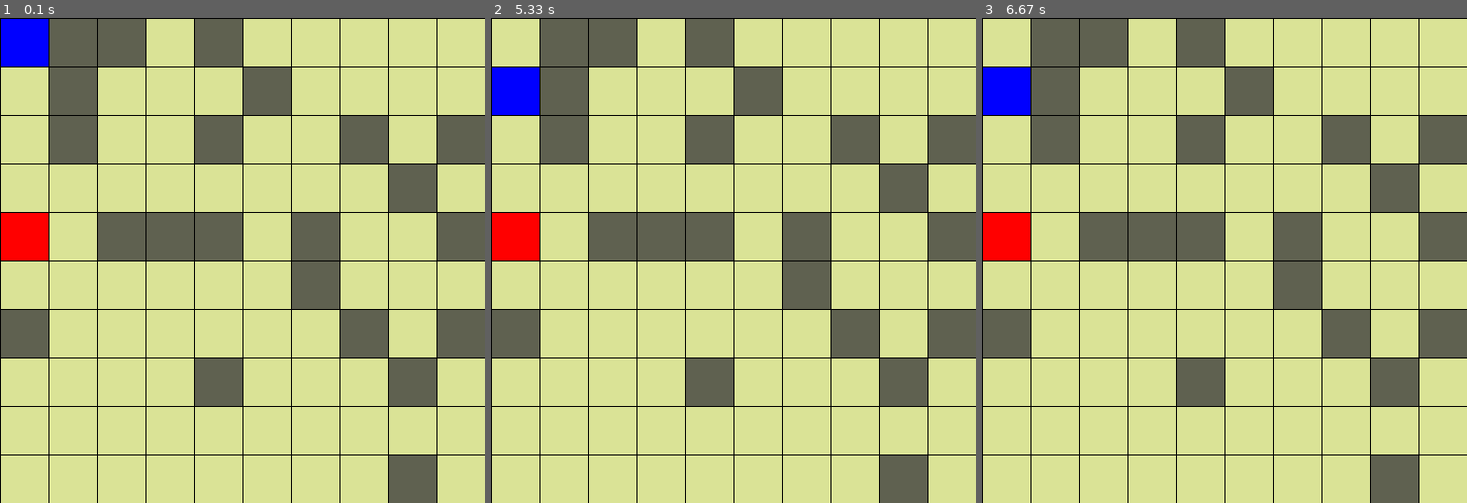
Above: before the commit, frames 1-3 (left to right).
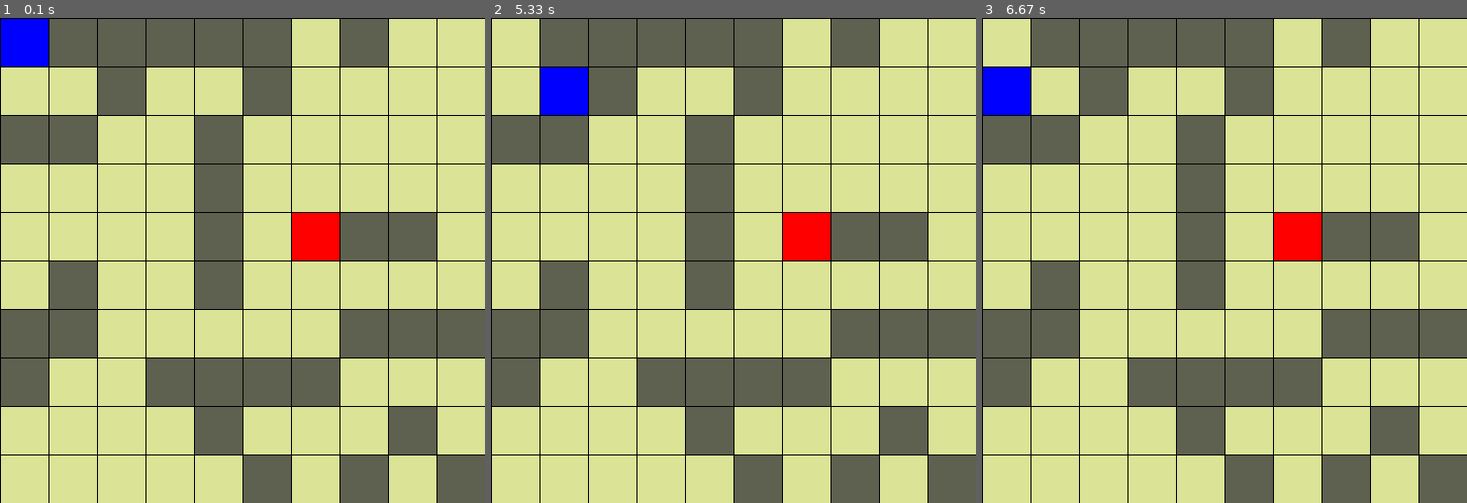
Above: after the commit, the same moments.

Repository: WallAshing/Pygame_labyrith
Game: pygame game, started from python.py
The game is run twice, just before and just after one commit, with the same random seed, the same clock (stepped at 60 frames per second) and the same inputs.
Inputs:
- Up to frame 1 (0.1 s): no input
- Up to frame 2 (5.33 s): hold Right 0.33-0.8 s; hold Up 0.83-1.3 s; hold Left 1.83-2.37 s; hold Down 2.4-2.87 s; hold Up 3.33-3.7 s; hold Down 4.4-4.77 s; hold Right from 5.3 s (still down)
- Up to frame 3 (6.67 s): release Right at 5.77 s; hold Left from 6.63 s (still down)

The runs differ from the first frame. In frame 1, 32% of the frame differs, in the area x 0-100%, y 0-100%; in frame 2, 33%; in frame 3, 32%.

Commit message:
You can play through infinite level

Diff:
--- a/createNewMap.py
+++ b/createNewMap.py
@@ -1,43 +1,52 @@
-from variables import *
-
 import pygame
 import random
+import math
 
 ecran = pygame.display.set_mode((500, 500))
-
-variables = Variables()
-
-map = []
 class Map :
 
 	# mapColor = (random.randint(0, 255), random.randint(0, 255), random.randint(0, 255))
+	def __init__(self, variable):
+		self.variable = variable
+		self.probability = (self.variable.mapSize * 8)
+		self.currentMap = []
+	def mapInit(self) :
+		self.currentMap.clear()
+		for i in range(self.variable.mapSize) :
+			self.currentMap.append([])
+			print(str(self.variable.keyNumber) + "enter")
+			for j in range(self.variable.mapSize) :
+				oneToFour = random.randint(1, (self.probability))
+				if i == 0 and j == 0 :
+					self.currentMap[i].append(0)
+					print("Spawn created !")
+				elif i == 9 and j == 9 and self.variable.keyNumber > 0 :
+					self.currentMap[i].append(2)
+					self.variable.keyNumber -= 1
+				elif oneToFour < math.floor(self.probability * 0.375) :
+					self.currentMap[i].append(1)
+				elif oneToFour == math.floor(self.probability * 0.625) and self.variable.keyNumber > 0 :
+					self.currentMap[i].append(2)
+					self.variable.keyNumber -= 1
+				else :
+					self.currentMap[i].append(0)
+				print(str(self.variable.keyNumber) + "end")
+		print(self.currentMap)
+		print(self.variable.mapSize)
 
-	def mapInit(self) :
-		for i in range(variables.mapSize) :
-						map.append([])
-						for j in range(variables.mapSize) :
-							oneToFour = random.randint(1, 32)
-							if i == 0 and j == 0 :
-								map[i].append(0)
-								print("Spawn created !")
-							elif oneToFour < 9:
-								map[i].append(1)
-							elif oneToFour == 10 and variables.keyNumber > 0:
-								map[i].append(2)
-								variables.keyNumber -= 1
-							else :
-								map[i].append(0)
+
+
 
 	def mapDisplay(self, ecran) :
 		x = 0
-		for i in map :
+		for i in self.currentMap :
 			y = 0
 			for j in i :
-				if map[x][y] == 1 :
-					pygame.draw.rect(ecran, (95, 97, 80), pygame.Rect((x*variables.caseSize) + 1, (y*variables.caseSize) + 1, (variables.caseSize - 1), (variables.caseSize - 1)))
-				elif map[x][y] == 2 :
-					pygame.draw.rect(ecran, (255, 0, 0), pygame.Rect((x*variables.caseSize) + 1, (y*variables.caseSize) + 1, (variables.caseSize - 1), (variables.caseSize - 1)))
+				if self.currentMap[x][y] == 1 :
+					pygame.draw.rect(ecran, (95, 97, 80), pygame.Rect((x*self.variable.caseSize) + 1, (y*self.variable.caseSize) + 1, (self.variable.caseSize - 1), (self.variable.caseSize - 1)))
+				elif self.currentMap[x][y] == 2 :
+					pygame.draw.rect(ecran, self.variable.keyColor, pygame.Rect((x*self.variable.caseSize) + 1, (y*self.variable.caseSize) + 1, (self.variable.caseSize - 1), (self.variable.caseSize - 1)))
 				else :
-					pygame.draw.rect(ecran, (218, 227, 150), pygame.Rect((x*variables.caseSize) + 1, (y*variables.caseSize) + 1, (variables.caseSize - 1), (variables.caseSize - 1)))
+					pygame.draw.rect(ecran, (218, 227, 150), pygame.Rect((x*self.variable.caseSize) + 1, (y*self.variable.caseSize) + 1, (self.variable.caseSize - 1), (self.variable.caseSize - 1)))
 				y += 1
 			x += 1
--- /dev/null
+++ b/mapChecker.py
@@ -0,0 +1,28 @@
+class MapChecker :
+    def __init__(self, createNewMap) :
+        self.createNewMap = createNewMap
+        self.boxToCheck = self.createNewMap.currentMap
+        self.checkedBox = []
+
+    # def findBoxToCheck(self) :
+    #     for x in self.createNewMap.currentMap :
+    #         for y in x :
+    #             if y != 1 :
+    #                 self.boxToCheck.append((x, y))
+    #     print(self.boxToCheck)
+
+
+    def checkerInit(self) :
+        self.findBoxToCheck()
+
+
+
+# Faire 2 listes
+# Liste n°1 => contient les blocs tester
+# Liste n°2 => contient les blocs à tester
+# Tester les cases une par une si il est possible de se déplacer sur les cases adjacentes
+# Si le bloc à tester est vide et que je suis pas passer au-dessus de la clé c'est qu'il faut reset
+# Si je trouve la clé, le niveau est bon
+# Le test de déplacement fait les 4 directions à chaque fois
+# Si la position est déjà dans la liste des blocs tester on skip sinon on check si c'est accessible si oui on met dans tester sinon on la met pas
+# C'est clairement une réaction en chaine.
--- a/player.py
+++ b/player.py
@@ -1,42 +1,68 @@
 import pygame
 
-from createNewMap import *
-from variables import *
-
-variables = Variables()
+# from createNewMap import *
 class Player :
-    def __init__(self, ecran) :
+    def __init__(self, ecran, variable, createNewMap) :
+        self.variable = variable
+        self.createNewMap = createNewMap
         self.ecran = ecran
         self.vit = 5
         self.pos = [1, 1]
         self.casepos = [0, 0]
         self.vivant = True
+        self.win = False
 
     # def deplacement(self, dir):
     #     self.pos[0] += dir*vit
 
-    def attack(self) :
-        print("ATTAQUER")
+    def move(self, event) :
 
-    def move(self, event) :
         if event.key == pygame.K_LEFT :
-            if ((map[self.casepos[0] - 1])[self.casepos[1]]) != 1 :
-                azeaze = 5
-            if self.pos[0] >= variables.caseSize and ((map[self.casepos[0] - 1])[self.casepos[1]]) != 1:
-                self.pos[0] -= variables.caseSize
-                self.casepos[0] -= 1
+            if self.pos[0] >= self.variable.caseSize :
+                if ((self.createNewMap.currentMap[self.casepos[0] - 1])[self.casepos[1]]) == 2 :
+                    self.pos[0] -= self.variable.caseSize
+                    self.casepos[0] -= 1
+                    self.win = True
+                    print("You won")
+
+                elif ((self.createNewMap.currentMap[self.casepos[0] - 1])[self.casepos[1]]) != 1:
+                    self.pos[0] -= self.variable.caseSize
+                    self.casepos[0] -= 1
 
         if event.key == pygame.K_RIGHT :
-            if self.pos[0] < (500 - variables.caseSize) and ((map[self.casepos[0] + 1])[self.casepos[1]]) != 1 :
-                self.pos[0] += variables.caseSize
-                self.casepos[0] += 1
+            if self.pos[0] < (500 - self.variable.caseSize) :
+
+                if ((self.createNewMap.currentMap[self.casepos[0] + 1])[self.casepos[1]]) == 2 :
+                    self.pos[0] += self.variable.caseSize
+                    self.casepos[0] += 1
+                    self.win = True
+                    print("You won")
+
+                elif ((self.createNewMap.currentMap[self.casepos[0] + 1])[self.casepos[1]]) != 1 :
+                    self.pos[0] += self.variable.caseSize
+                    self.casepos[0] += 1
 
         if event.key == pygame.K_UP :
-            if self.pos[1] >= variables.caseSize and ((map[self.casepos[0]])[self.casepos[1] - 1]) != 1:
-                self.pos[1] -= variables.caseSize
-                self.casepos[1] -= 1
+            if self.pos[1] >= self.variable.caseSize :
+                if ((self.createNewMap.currentMap[self.casepos[0]])[self.casepos[1] - 1]) == 2 :
+                    self.pos[1] -= self.variable.caseSize
+                    self.casepos[1] -= 1
+                    self.win = True
+                    print("You won")
+
+                elif ((self.createNewMap.currentMap[self.casepos[0]])[self.casepos[1] - 1]) != 1:
+                    self.pos[1] -= self.variable.caseSize
+                    self.casepos[1] -= 1
 
         if event.key == pygame.K_DOWN :
-            if self.pos[1] < (500 - variables.caseSize) and ((map[self.casepos[0]])[self.casepos[1] + 1]) != 1:
-                self.pos[1] += variables.caseSize
-                self.casepos[1] += 1
+            if self.pos[1] < (500 - self.variable.caseSize) :
+                if ((self.createNewMap.currentMap[self.casepos[0]])[self.casepos[1] + 1]) == 2 :
+                    self.pos[1] += self.variable.caseSize
+                    self.casepos[1] += 1
+                    self.win = True
+                    print("You won")
+
+                elif ((self.createNewMap.currentMap[self.casepos[0]])[self.casepos[1] + 1]) != 1:
+                    self.pos[1] += self.variable.caseSize
+                    self.casepos[1] += 1
+        print(self.variable.keyNumber)
--- a/python.py
+++ b/python.py
@@ -3,26 +3,34 @@
 from player import *
 from createNewMap import *
 from variables import *
+from mapChecker import *
+from time import sleep
 import pygame
-import random
 
-player = Player(ecran)
 variables = Variables()
-map = Map()
+ecran = pygame.display.set_mode(variables.windowSize)
+map = Map(variables)
+player = Player(ecran, variables, map)
 
 pygame.display.set_caption("Labyrinth_2D")
 
-ecran = pygame.display.set_mode(variables.windowSize)
 loop = True
 
 map.mapInit()
-print(map)
 
 while loop :
     ecran.fill((0, 0, 0))
-    map.mapDisplay(ecran)
+    if player.win == True :
+        variables.keyColor = (0, 0, 255)
+        map.mapDisplay(ecran)
+        print("Now, it will restart forever...")
+        sleep(1)
+        variables.keyNumber = variables.keyInitial
+        variables.keyColor = (255, 0, 0)
+        player = Player(ecran, variables, map)
+        map.mapInit()
+
     # print(random.randint(0, 4))
-    rect = pygame.draw.rect(ecran, (0, 0, 255), (pygame.Rect(player.pos[0], player.pos[1], (variables.caseSize - 1), (variables.caseSize - 1))))
     for event in pygame.event.get() :
         if event.type == pygame.KEYDOWN :
             player.move(event)
@@ -31,6 +39,8 @@
                 loop = False
         if event.type == pygame.QUIT :
             loop = False
+    map.mapDisplay(ecran)
+    rect = pygame.draw.rect(ecran, (0, 0, 255), (pygame.Rect(player.pos[0], player.pos[1], (variables.caseSize - 1), (variables.caseSize - 1))))
 
     pygame.display.flip()
 
--- a/variables.py
+++ b/variables.py
@@ -1,17 +1,8 @@
-
 class Variables :
     def __init__(self) :
         self.mapSize = 10
         self.windowSize = (500 // self.mapSize * self.mapSize, 500 // self.mapSize * self.mapSize)
         self.caseSize = self.windowSize[0] / self.mapSize
+        self.keyInitial = 1
         self.keyNumber = 1
-
-# Faire 2 listes
-# Liste n°1 => contient les blocs tester
-# Liste n°2 => contient les blocs à tester
-# Tester les cases une par une si il est possible de se déplacer sur les cases adjacentes
-# Si bloc à tester est vide et que je suis pas passer au dessus de la clé c'est qu'il faut reset
-# Si je trouve la clé, le niveau est bon
-# Le test de déplacement fait les 4 directions à chaque fois
-# Si la position est déjà dans la liste des blocs tester on skip sinon on check si c'est accessible si oui on met dans tester sinon on la met pas
-# C'est clairement une réaction en chaine.
+        self.keyColor = (255, 0, 0)
